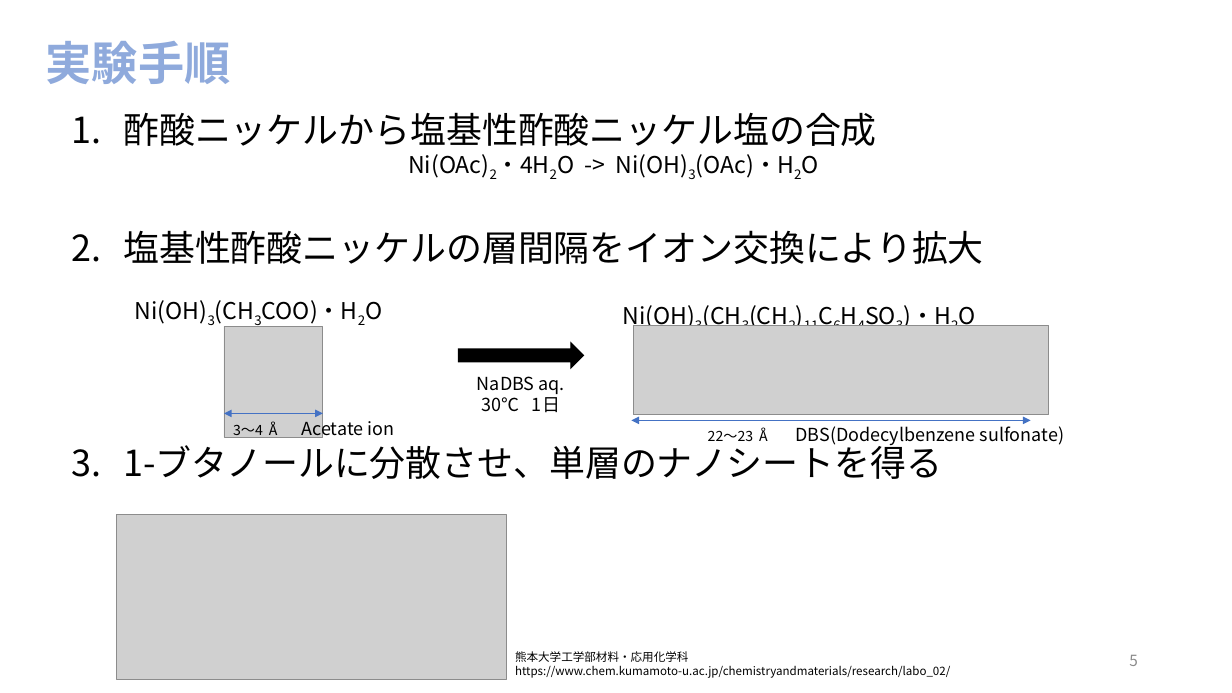
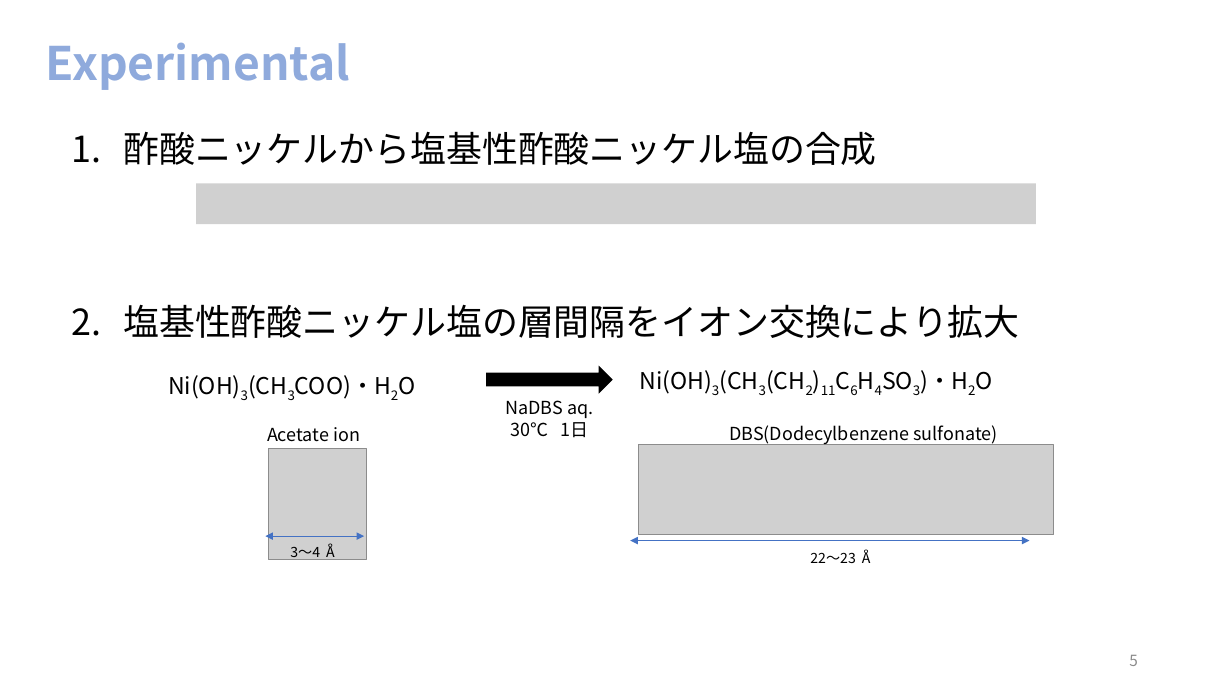
Before and after one commit to akidon0000/graduation-thesis, a slide deck: slide 5 of 卒論スライド 松山晃大.pptx. Drawn at 1232x693 pixels with LibreOffice and Linux fonts; fonts in the diff are those of the drawing; grey boxes stand for pictures. Boxes give left, top, right and bottom in pixels: in the first picture for what was removed or moved away, otherwise in the second. Text is boxed around its words. In the diff, an @@ line names an element or a change of style, - is before the commit and + after.

```diff
--- a/卒論スライド 松山晃大.pptx
+++ b/卒論スライド 松山晃大.pptx
@@ title at (x1=46, y1=42, x2=350, y2=90): text changed @@
-実験手順
+Experimental
@@ text "酢酸ニッケルから塩基性酢酸ニッケル塩の合成" moved from (x1=123, y1=112, x2=983, y2=479) to (x1=123, y1=131, x2=1019, y2=338) @@
@@ picture added at (x1=196, y1=183, x2=1036, y2=224) @@
@@ text at (x1=123, y1=304, x2=1019, y2=338): text changed @@
-Ni(OAc)2・4H2O -> Ni(OH)3(OAc)・H2O
-2. 塩基性酢酸ニッケルの層間隔をイオン交換により拡大
-3. 1-ブタノールに分散させ、単層のナノシートを得る
+2. 塩基性酢酸ニッケル塩の層間隔をイオン交換により拡大
@@ text "Ni(OH)3(CH3COO)・H2O" moved from (x1=135, y1=300, x2=358, y2=325) to (x1=168, y1=375, x2=391, y2=400) @@
@@ right arrow moved from (x1=458, y1=343, x2=583, y2=368) to (x1=487, y1=367, x2=612, y2=392) @@
@@ text "Ni(OH)3(CH3(CH2)11C6H4SO3)・H2O" moved from (x1=622, y1=305, x2=951, y2=330) to (x1=639, y1=370, x2=968, y2=395) @@
@@ text "NaDBS aq." moved from (x1=477, y1=376, x2=565, y2=413) to (x1=505, y1=400, x2=593, y2=438) @@
@@ text "DBS(Dodecylbenzene sulfonate)" rewrapped from (x1=795, y1=423, x2=1064, y2=447) to (x1=729, y1=425, x2=997, y2=445) @@
@@ text "Acetate ion" rewrapped from (x1=301, y1=417, x2=395, y2=438) to (x1=267, y1=427, x2=360, y2=442) @@
@@ picture moved from (x1=224, y1=326, x2=323, y2=437) to (x1=268, y1=449, x2=367, y2=560) @@
@@ picture moved from (x1=633, y1=325, x2=1049, y2=415) to (x1=639, y1=445, x2=1055, y2=534) @@
@@ picture removed at (x1=116, y1=515, x2=506, y2=679) @@
@@ double arrow moved from (224, 413) - (323, 413) to (265, 536) - (364, 536) @@
@@ text "3〜4 Å" moved from (x1=233, y1=421, x2=280, y2=439) to (x1=290, y1=543, x2=337, y2=561) @@
@@ double arrow moved from (631, 421) - (1031, 421) to (630, 541) - (1030, 541) @@
@@ text "22〜23 Å" moved from (x1=708, y1=427, x2=770, y2=441) to (x1=810, y1=549, x2=873, y2=563) @@
@@ text removed at (x1=515, y1=651, x2=950, y2=678) @@
-熊本大学工学部材料・応用化学科
-https://www.chem.kumamoto-u.ac.jp/chemistryandmaterials/research/labo_02/
```
Also in this commit, not shown: 4 other slides changed, 8 slides added, 2 slides removed, 5 other files.
